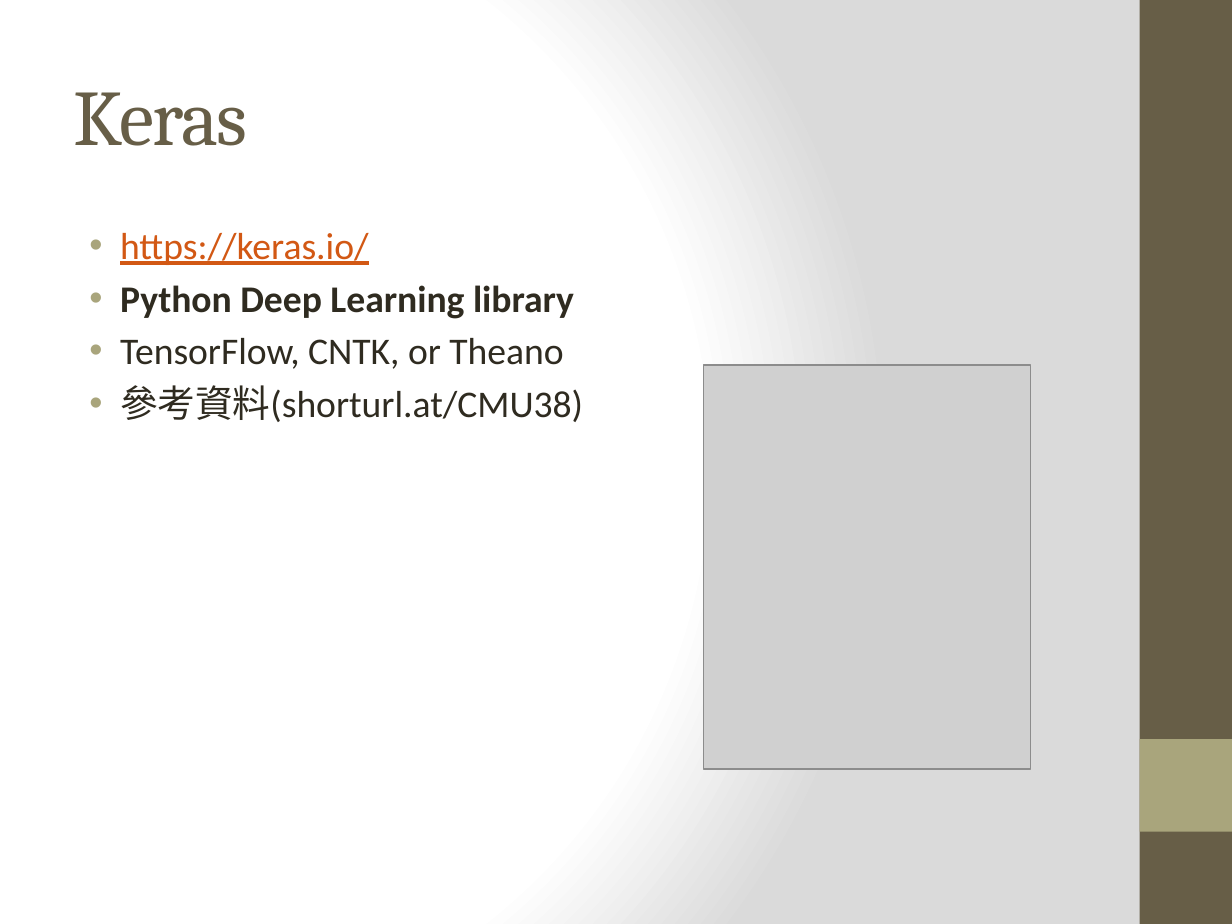
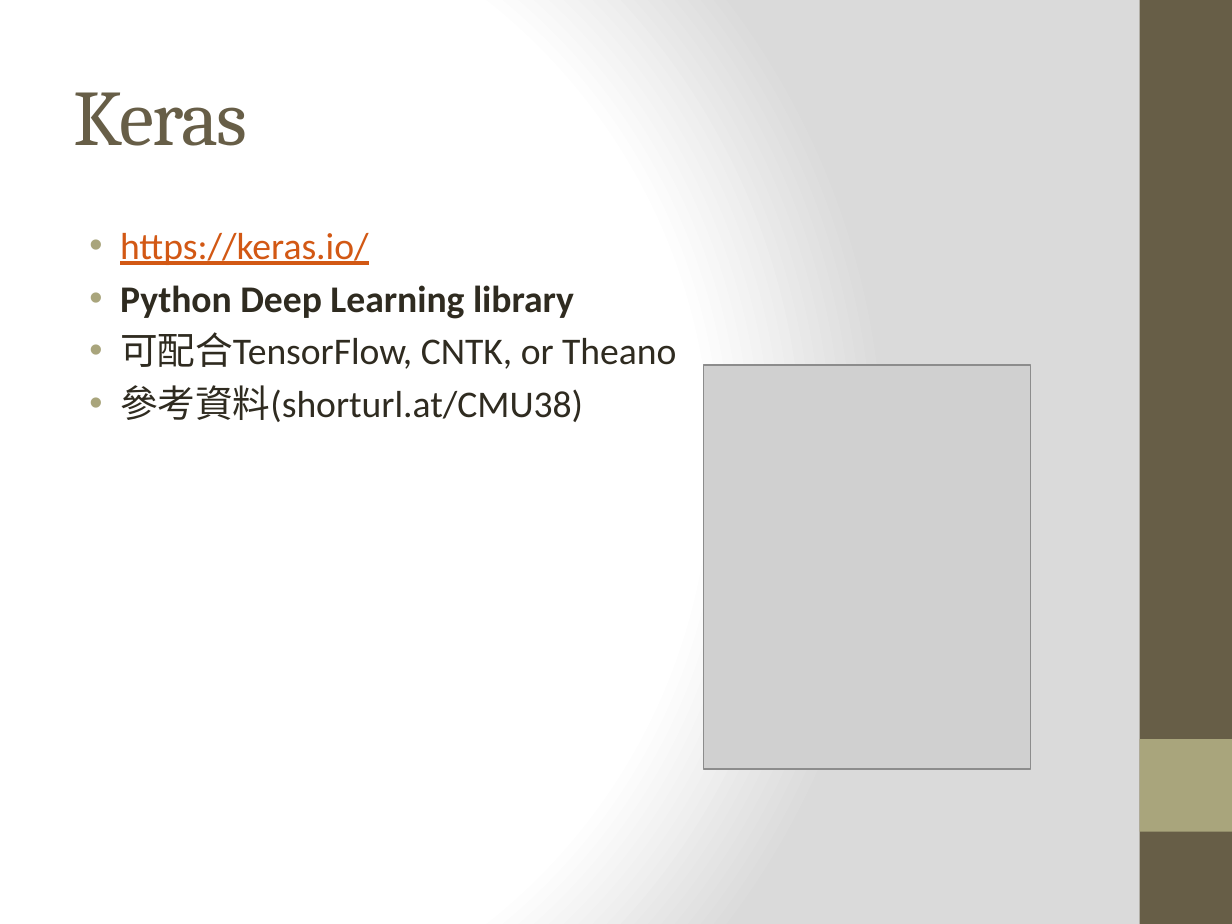
Before and after one commit to maloyang/NKUST_20200423, a slide deck: slide 3 of L4/L4.pptx. Drawn at 1232x924 pixels with LibreOffice and Linux fonts; fonts in the diff are those of the drawing; grey boxes stand for pictures. Boxes give left, top, right and bottom in pixels: in the first picture for what was removed or moved away, otherwise in the second. Text is boxed around its words. In the diff, an @@ line names an element or a change of style, - is before the commit and + after.

```diff
--- a/L4/L4.pptx
+++ b/L4/L4.pptx
@@ text at [120,332,676,369]: text changed @@
-• TensorFlow, CNTK, or Theano
+• 可配合TensorFlow, CNTK, or Theano
```
Also in this commit, not shown: 2 other slides changed.
